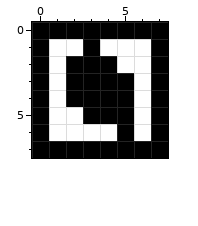
File history of a pixel-art file, Assets/Sprites/UI-ChronoIcon.aseprite. This is how it looked before the edit.
8x8 pixels, 1 frame.
The result:
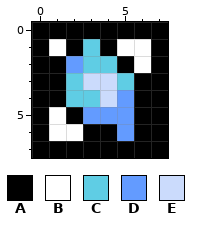
Palette (. is transparent): A #000000  B #ffffff  C #5fcde4  D #639bff  E #cbdbfc
The edit:
Colour B gives way to colour A in row 1 at x 2 and 4; in row 2 at x 1 and 5; in rows 3 to 4 at x 1 and 6; in row 5 at x 2 and 6; in row 6 at x 3 to 4 and 6.
Colour A gives way to colour C in row 1 at x 3; in row 2 at x 3 to 4; in row 3 at x 2 and 5; in row 4 at x 2 to 3.
Colour A gives way to colour D in row 2 at x 2; in row 4 at x 5; in row 5 at x 3 to 5; in row 6 at x 5.
Colour A gives way to colour E in row 3 at x 3 to 4; in row 4 at x 4.
Pixel boxes of the changes (left, top, right, bottom) in both pictures:
changed: (49, 39, 151, 141)
